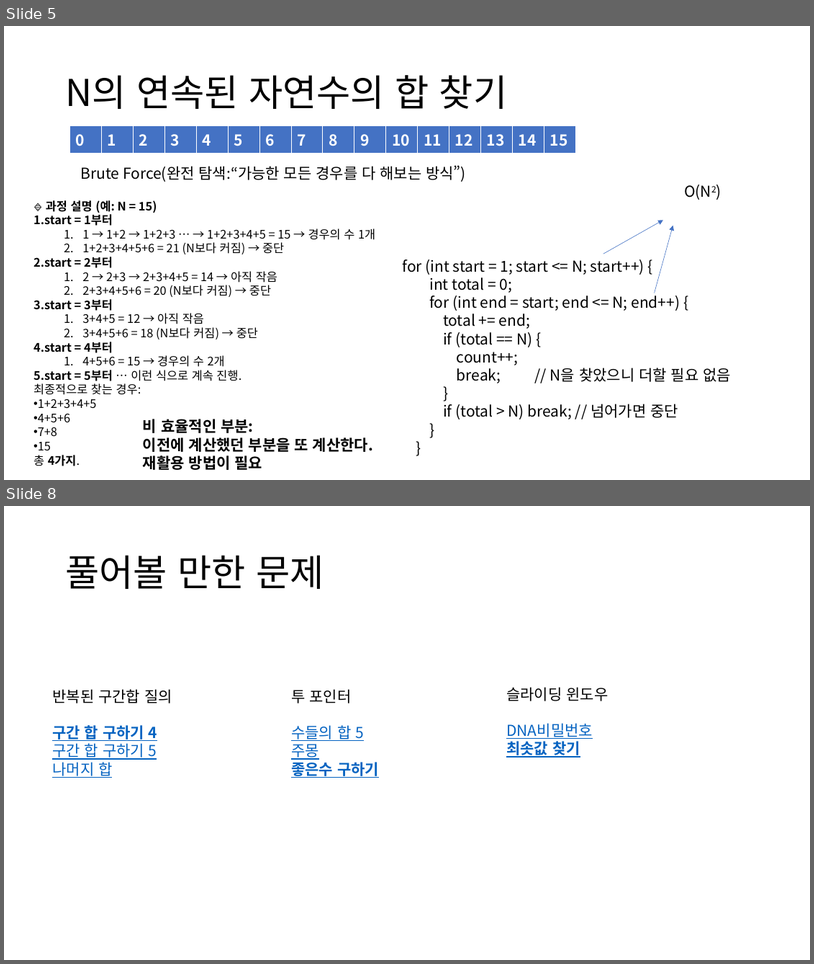
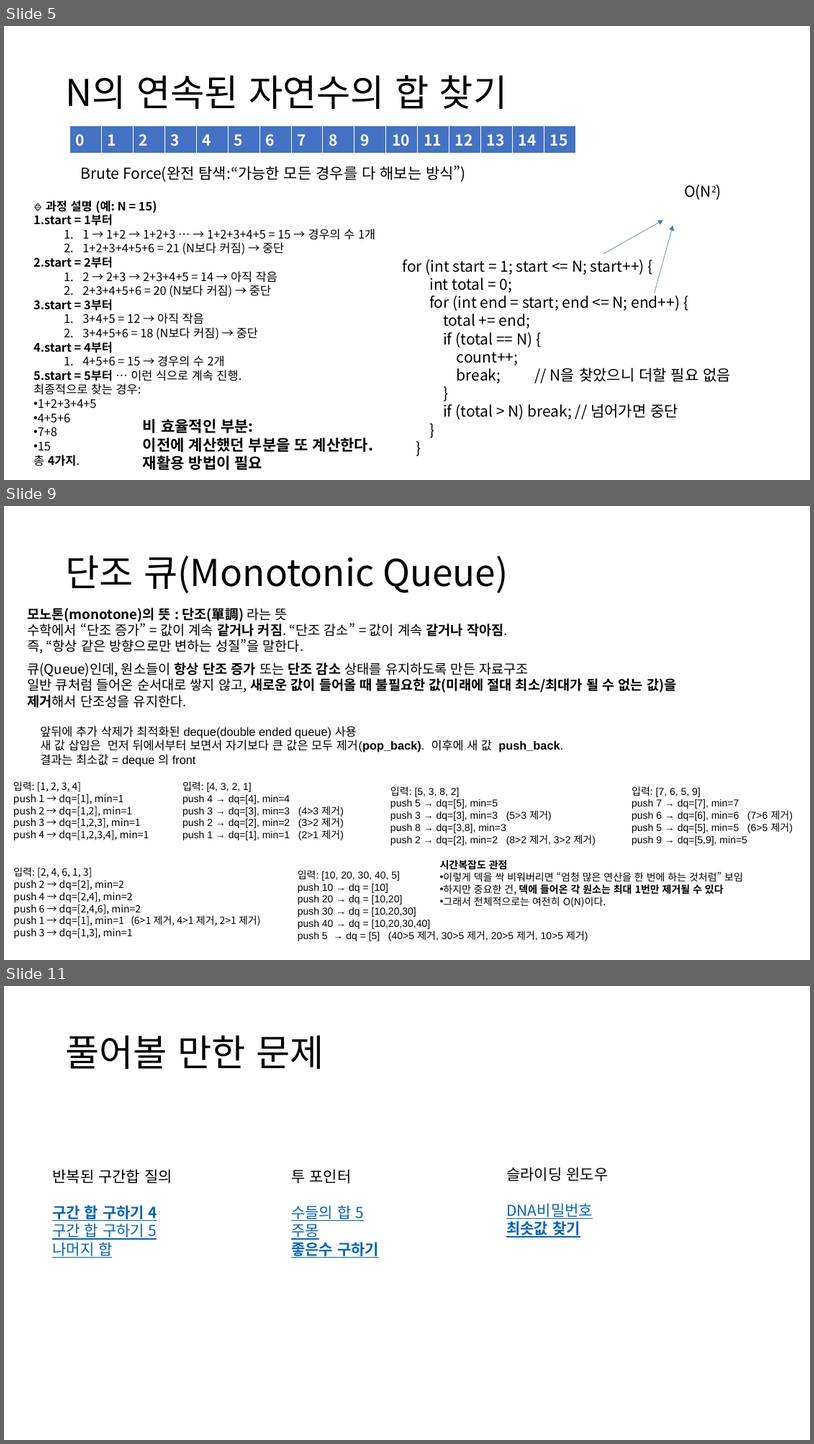
Before and after one commit to ldw9981/DataStructureAndAlgorithm, a slide deck: Documents/배열 구간 처리 알고리즘.pptx. Shown one above the other, each under a label of ours: slides 5 and 8 before the commit, slides 5, 9 and 11 after it; the slides between them are not shown. The pictures are 814x964 and 814x1444 pixels, drawn with LibreOffice and Linux fonts; fonts in the diff are those of the drawing. Boxes give left, top, right and bottom in pixels: in the first picture for what was removed or moved away, otherwise in the second. Text is boxed around its words. In the diff, an @@ line names an element or a change of style, - is before the commit and + after.

```diff
--- a/Documents/배열 구간 처리 알고리즘.pptx
+++ b/Documents/배열 구간 처리 알고리즘.pptx
@@ slide 9 added at bbox=[4, 506, 810, 960], background #FFFFFF @@
@@ title added at bbox=[65, 555, 509, 593], 44 pt, text #000000 @@
+단조 큐(Monotonic Queue)
@@ text added at bbox=[28, 608, 508, 654], 16 pt, text #000000 @@
+모노톤(monotone)의 뜻 : 단조(單調) 라는 뜻
+수학에서 “단조 증가” = 값이 계속 같거나 커짐. “단조 감소” = 값이 계속 같거나 작아짐.
+즉, “항상 같은 방향으로만 변하는 성질”을 말한다.
@@ text added at bbox=[28, 662, 676, 708], 16 pt, text #000000 @@
+큐(Queue)인데, 원소들이 항상 단조 증가 또는 단조 감소 상태를 유지하도록 만든 자료구조
+일반 큐처럼 들어온 순서대로 쌓지 않고, 새로운 값이 들어올 때 불필요한 값(미래에 절대 최소/최대가 될 수 없는 값)을 제거해서 단조성을 유지한다.
@@ text added at bbox=[40, 726, 563, 767], 14 pt, text #000000 @@
+앞뒤에 추가 삭제가 최적화된 deque(double ended queue) 사용
+새 값 삽입은 먼저 뒤에서부터 보면서 자기보다 큰 값은 모두 제거(pop_back). 이후에 새 값 push_back.
+결과는 최소값 = deque 의 front
@@ text added at bbox=[13, 781, 149, 841], 12 pt, text #000000 @@
+입력: [1, 2, 3, 4]
+push 1 → dq=[1], min=1
+push 2 → dq=[1,2], min=1
+push 3 → dq=[1,2,3], min=1
+push 4 → dq=[1,2,3,4], min=1
@@ text added at bbox=[183, 781, 343, 840], 12 pt, text #000000 @@
+입력: [4, 3, 2, 1]
+push 4 → dq=[4], min=4
+push 3 → dq=[3], min=3 (4>3 제거)
+push 2 → dq=[2], min=2 (3>2 제거)
+push 1 → dq=[1], min=1 (2>1 제거)
@@ text added at bbox=[391, 786, 596, 845], 12 pt, text #000000 @@
+입력: [5, 3, 8, 2]
+push 5 → dq=[5], min=5
+push 3 → dq=[3], min=3 (5>3 제거)
+push 8 → dq=[3,8], min=3
+push 2 → dq=[2], min=2 (8>2 제거, 3>2 제거)
@@ text added at bbox=[632, 786, 793, 845], 12 pt, text #000000 @@
+입력: [7, 6, 5, 9]
+push 7 → dq=[7], min=7
+push 6 → dq=[6], min=6 (7>6 제거)
+push 5 → dq=[5], min=5 (6>5 제거)
+push 9 → dq=[5,9], min=5
@@ text added at bbox=[13, 867, 260, 939], 12 pt, text #000000 @@
+입력: [2, 4, 6, 1, 3]
+push 2 → dq=[2], min=2
+push 4 → dq=[2,4], min=2
+push 6 → dq=[2,4,6], min=2
+push 1 → dq=[1], min=1 (6>1 제거, 4>1 제거, 2>1 제거)
+push 3 → dq=[1,3], min=1
@@ text added at bbox=[298, 870, 588, 941], 12 pt, text #000000 @@
+입력: [10, 20, 30, 40, 5]
+push 10 → dq = [10]
+push 20 → dq = [10,20]
+push 30 → dq = [10,20,30]
+push 40 → dq = [10,20,30,40]
+push 5 → dq = [5] (40>5 제거, 30>5 제거, 20>5 제거, 10>5 제거)
@@ text added at bbox=[440, 860, 743, 907], 12 pt, text #000000 @@
+시간복잡도 관점
+• 이렇게 덱을 싹 비워버리면 “엄청 많은 연산을 한 번에 하는 것처럼” 보임
+• 하지만 중요한 건, 덱에 들어온 각 원소는 최대 1번만 제거될 수 있다
+• 그래서 전체적으로는 여전히 O(N)이다.
@@ what was slide 8 is now slide 11 @@
```
Also in this commit, not shown: 2 slides changed, 2 other slides added.
